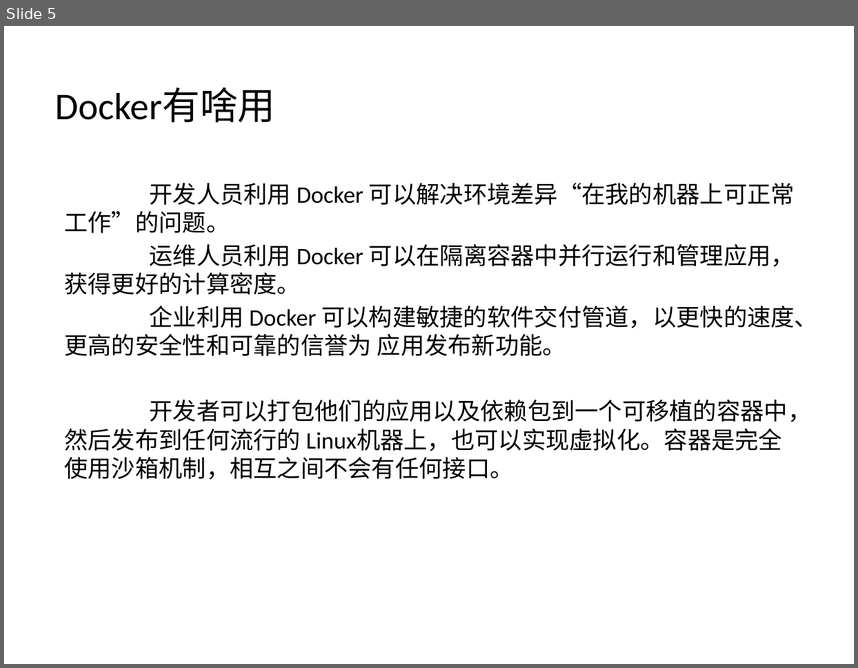
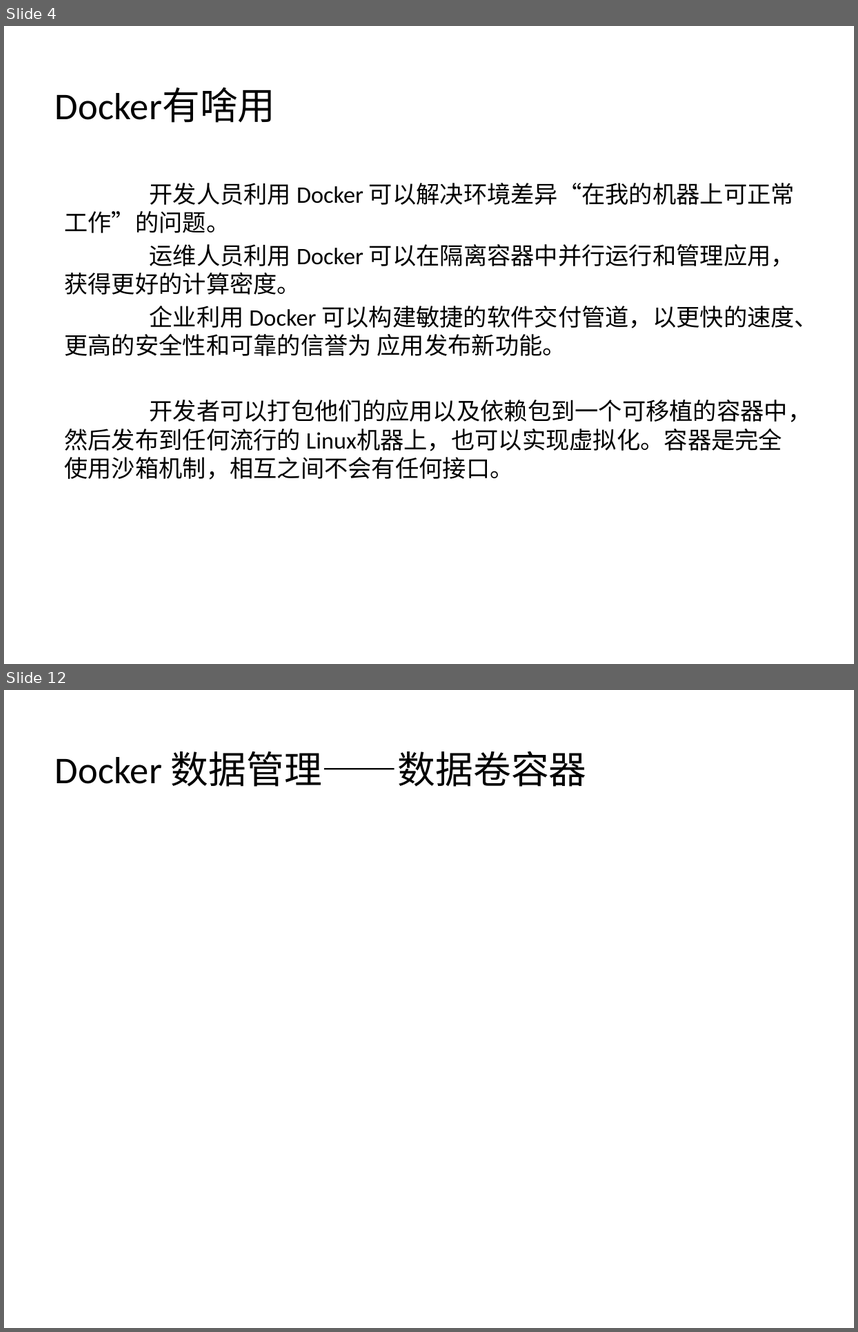
Before and after one commit to Yommmm/DesignPatterns, a slide deck: Docker基础与简单应用.pptx. Shown one above the other, each under a label of ours: slide 5 before the commit, slides 4 and 12 after it; the slides between them are not shown. The pictures are 858x668 and 858x1332 pixels, drawn with LibreOffice and Linux fonts; fonts in the diff are those of the drawing. Boxes give left, top, right and bottom in pixels: in the first picture for what was removed or moved away, otherwise in the second. Text is boxed around its words. In the diff, an @@ line names an element or a change of style, - is before the commit and + after.

```diff
--- a/Docker基础与简单应用.pptx
+++ b/Docker基础与简单应用.pptx
@@ slide 12 added at (x1=4, y1=690, x2=854, y2=1328), background #FFFFFF @@
@@ title added at (x1=55, y1=751, x2=587, y2=787), 32 pt, text #000000 @@
+Docker 数据管理——数据卷容器
@@ what was slide 5 is now slide 4 @@
```
Also in this commit, not shown: 6 slides changed, 6 other slides added, 1 slide removed.
